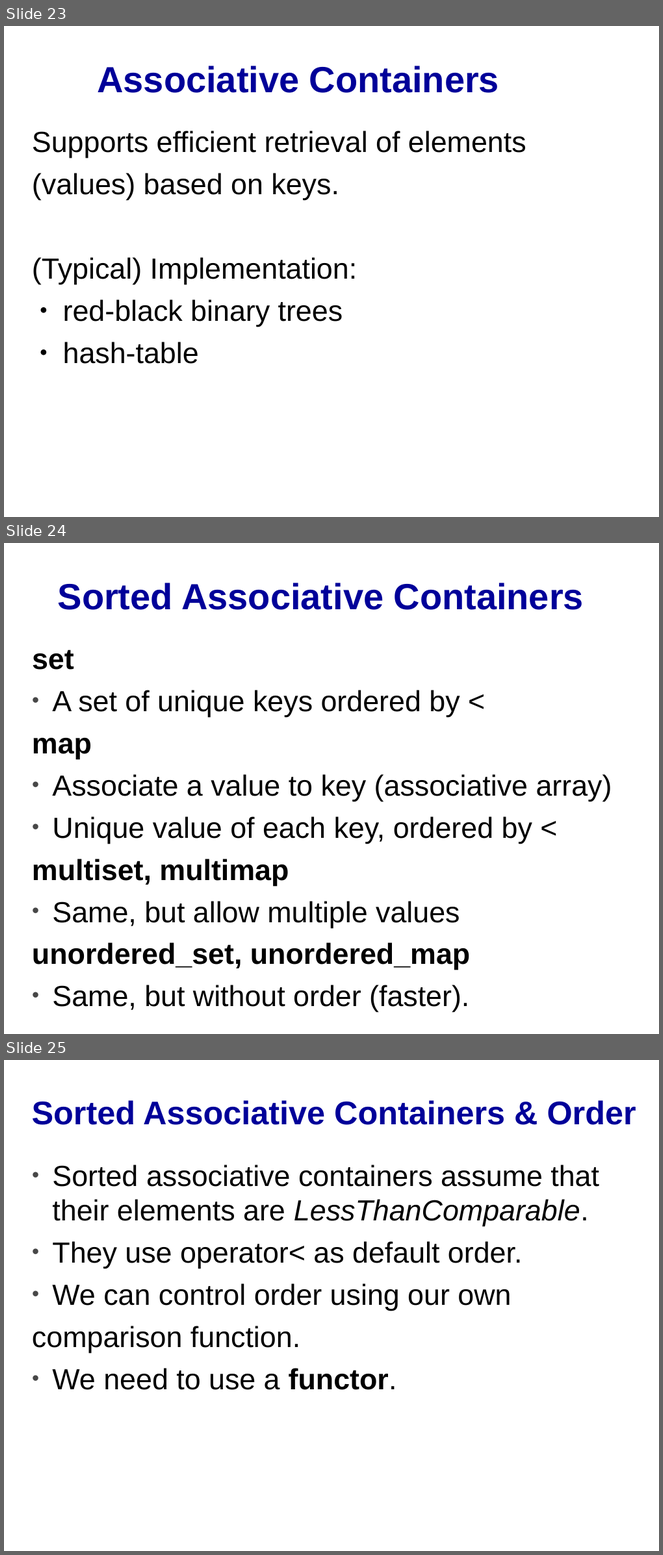
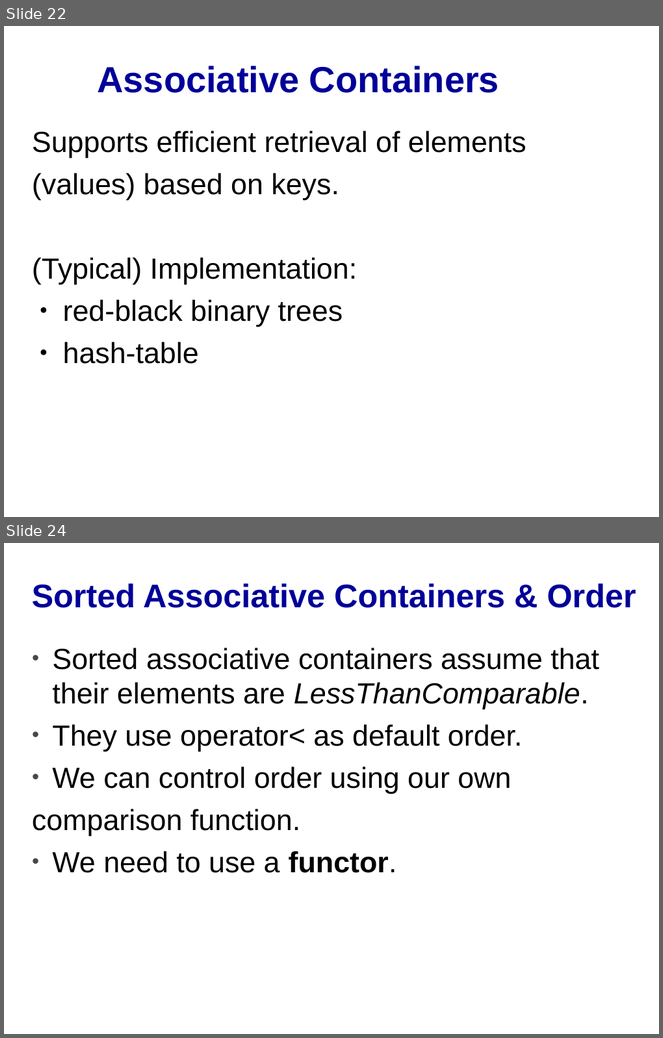
Before and after one commit to cpp-at-ariel/cpp-5781, a slide deck: 10-stl-containers/slides-containers.odp. Shown one above the other, each under a label of ours: slides 23, 24 and 25 before the commit, slides 22 and 24 after it; the slides between them are not shown. The pictures are 663x1555 and 663x1038 pixels, drawn with LibreOffice and Linux fonts; fonts in the diff are those of the drawing. Boxes give left, top, right and bottom in pixels: in the first picture for what was removed or moved away, otherwise in the second. Text is boxed around its words. In the diff, an @@ line names an element or a change of style, - is before the commit and + after.

```diff
--- a/10-stl-containers/slides-containers.odp
+++ b/10-stl-containers/slides-containers.odp
@@ slide 24 removed at bbox=[4, 543, 659, 1034], background #FFFFFF @@
@@ title removed at bbox=[58, 583, 584, 610] @@
-Sorted Associative Containers
@@ text removed at bbox=[32, 650, 612, 1012] @@
-set
-• A set of unique keys ordered by <
-map
-• Associate a value to key (associative array)
-• Unique value of each key, ordered by <
-multiset, multimap
-• Same, but allow multiple values
-unordered_set, unordered_map
-• Same, but without order (faster).
@@ what was slide 23 is now slide 22 @@
@@ what was slide 25 is now slide 24 @@
```
Also in this commit, not shown: 1 slide changed, 1 other slide removed, 17 other files.
